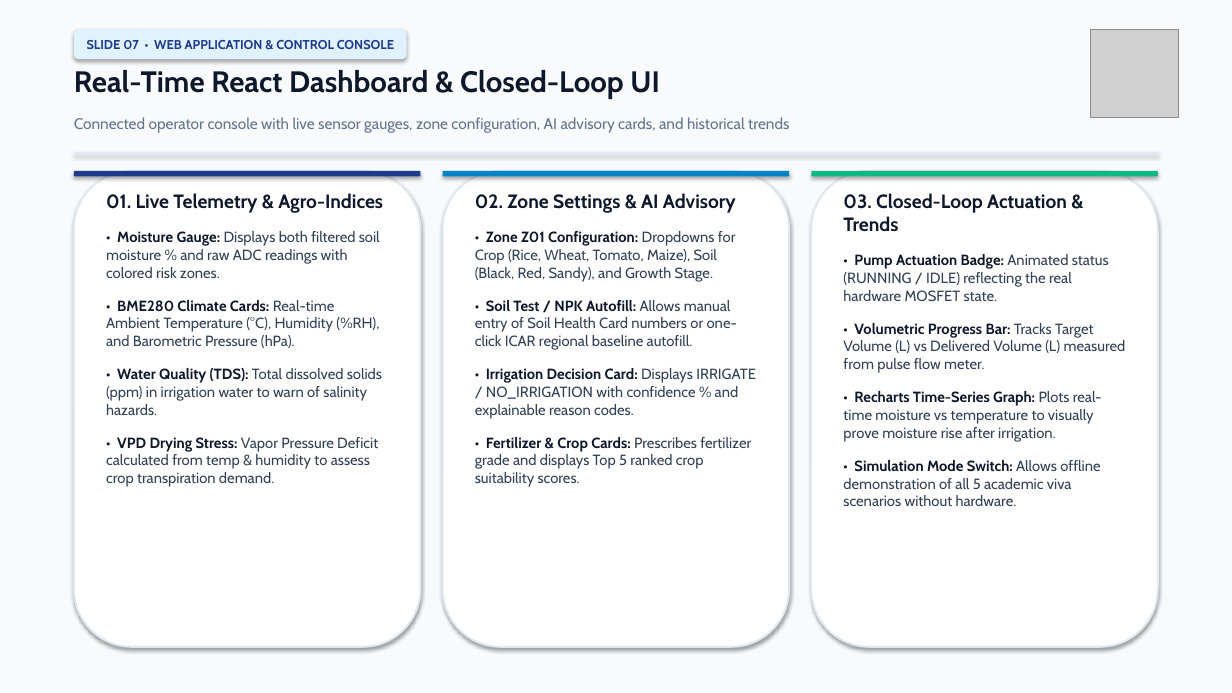
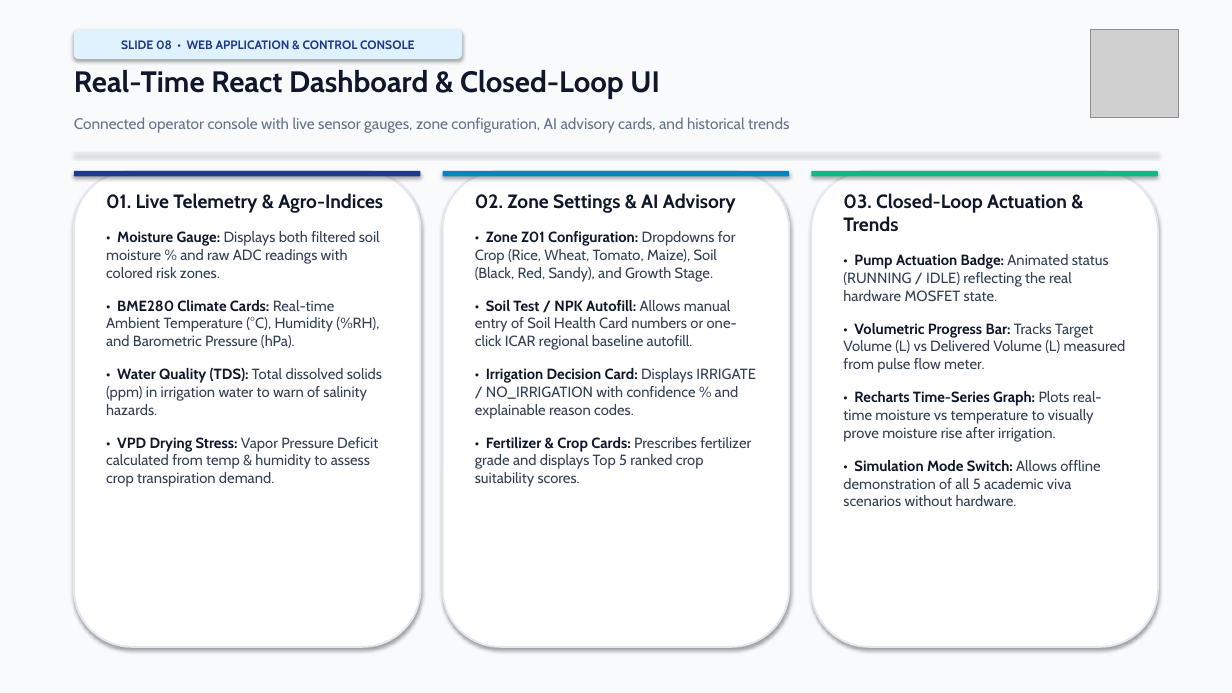
Before and after one commit to gauravhadavale07/TerraFlow_BioAI, a slide deck: slide 8 of TerraFlow_BioAI_Academic_Presentation.pptx (slide 7 before the commit). Drawn at 1232x693 pixels with LibreOffice and Linux fonts; fonts in the diff are those of the drawing; grey boxes stand for pictures. Boxes give left, top, right and bottom in pixels: in the first picture for what was removed or moved away, otherwise in the second. Text is boxed around its words. In the diff, an @@ line names an element or a change of style, - is before the commit and + after.

```diff
--- a/TerraFlow_BioAI_Academic_Presentation.pptx
+++ b/TerraFlow_BioAI_Academic_Presentation.pptx
@@ rounded rectangle "SLIDE 08 • WEB APPLICATION ...": place and size @@
-rounded rectangle "SLIDE 08 • WEB APPLICATION ..." at [74, 30, 407, 59]
+rounded rectangle "SLIDE 08 • WEB APPLICATION ..." at [74, 30, 462, 59]
@@ text in rounded rectangle at [121, 40, 414, 49]: text changed; size 10 to 9.5 pt @@
-SLIDE 07 • WEB APPLICATION & CONTROL CONSOLE
+SLIDE 08 • WEB APPLICATION & CONTROL CONSOLE
```
Also in this commit, not shown: 7 other slides changed, 1 slide added, 13 other files.
